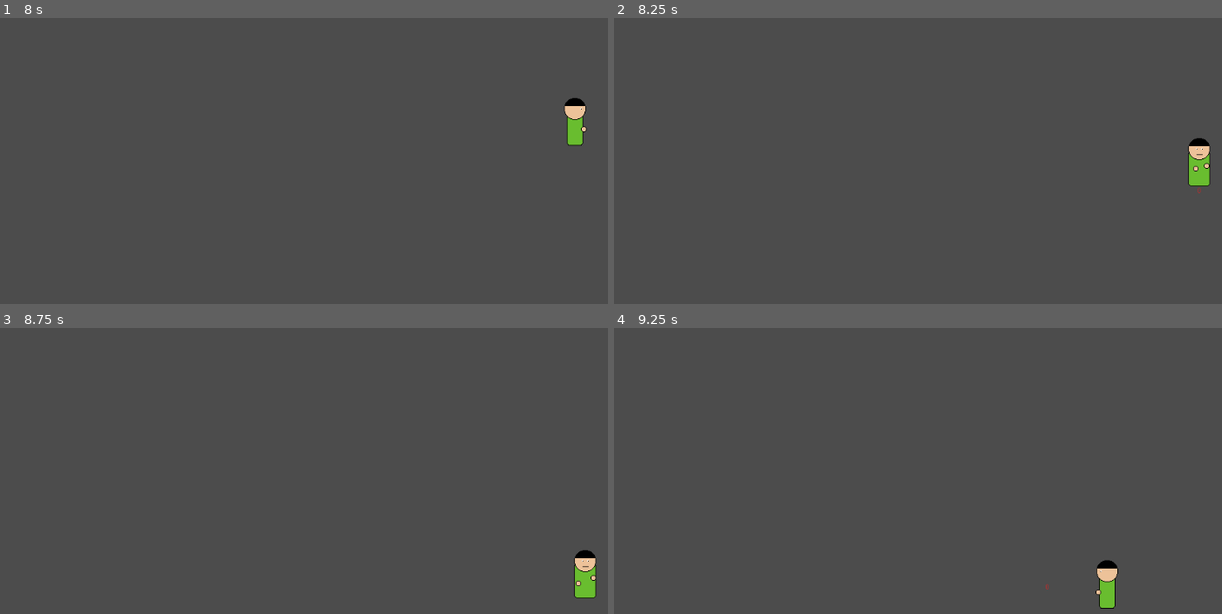
Above: before the commit, frames 1-4 (two rows, left to right).
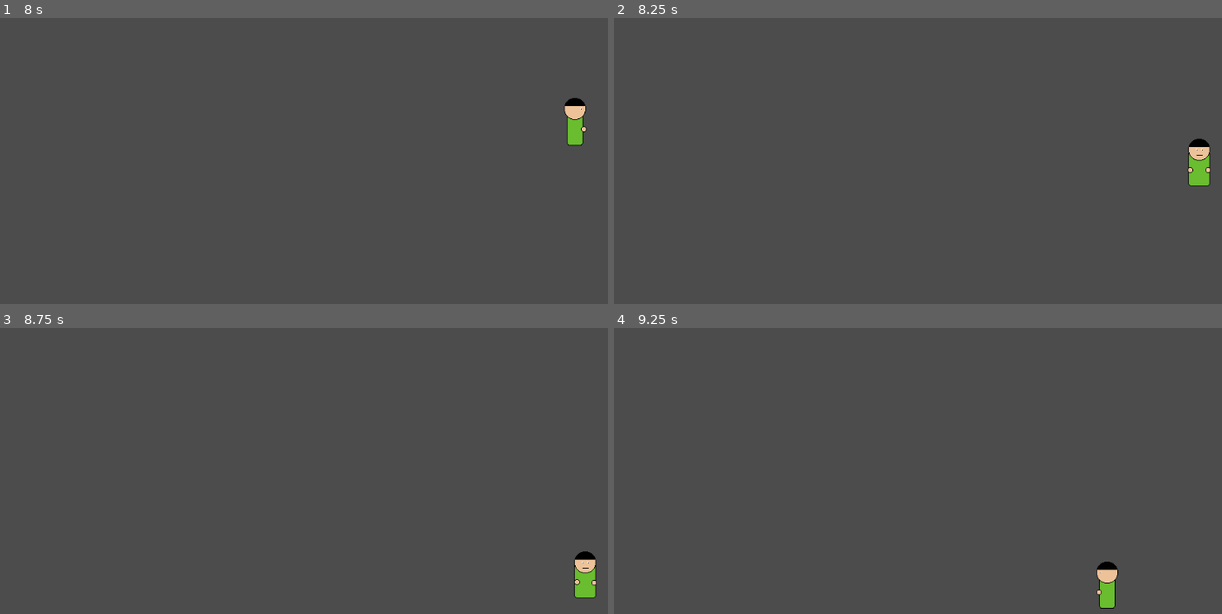
Above: after the commit, the same moments.

Repository: wiltaylor/GameJams
Game: Godot game, scene res://DebugLevel.tscn
Same seed, same stepped clock (60 frames per second), same inputs: the game is played once before the commit and once after it.
Inputs:
- Up to frame 1 (8 s): tap Enter at 0.5 s; hold Right (move_right) 0.53-1.28 s; tap Ctrl (shoot) every 0.75 s from 0.6 to 7.35 s; hold Down (move_down) 1.28-2.03 s; hold Right (move_right) 2.03-2.78 s; hold Up (move_up) 2.78-3.53 s; hold Left (move_left) 3.53-5.03 s; hold Down (move_down) 5.03-5.78 s; hold Right (move_right) 5.78-6.53 s; hold Up (move_up) 6.53-7.28 s; hold Right (move_right) from 7.28 s (still down)
- Up to frame 2 (8.25 s): release Right (move_right) at 8.03 s; hold Down (move_down) from 8.03 s (still down); tap Ctrl (shoot) at 8.1 s
- Up to frame 3 (8.75 s): keep holding Down (move_down)
- Up to frame 4 (9.25 s): release Down (move_down) at 8.78 s; hold Left (move_left) from 8.78 s (still down); tap Ctrl (shoot) at 8.85 s

Frame 1 is identical in both runs. In frame 2, 0.1% of the frame differs, in the area x 94-99%, y 42-62%; in frame 3, 0.1%, in the area x 94-99%, y 77-91%; in frame 4, 0.1%.

Commit message:
Added ammo count to player

Diff:
--- a/LudumDare/LD47/src/objects/Player.gd
+++ b/LudumDare/LD47/src/objects/Player.gd
@@ -2,6 +2,8 @@
 
 
 export(float) var speed: float = 1.0
+export(int) var ammo: int = 10;
+export(int) var maxAmmor: int = 10;
 
 onready var rig = get_node("PawnRig")
 
@@ -22,7 +24,8 @@
 	if Input.is_action_pressed("move_right"):
 		vel.x += speed * delta
 
-	if Input.is_action_just_pressed("shoot"):
+	if Input.is_action_just_pressed("shoot") && ammo > 0:
+		ammo -= 1
 		rig.shoot()
 
 
